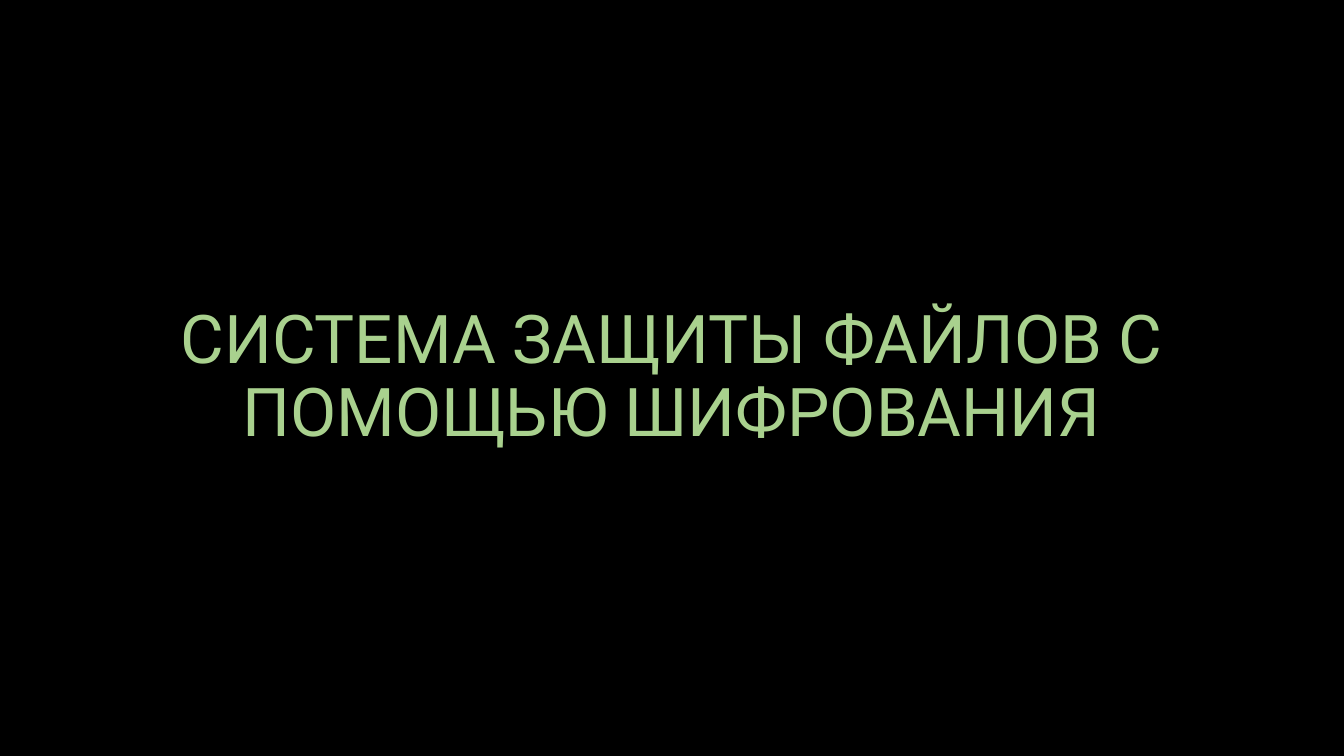
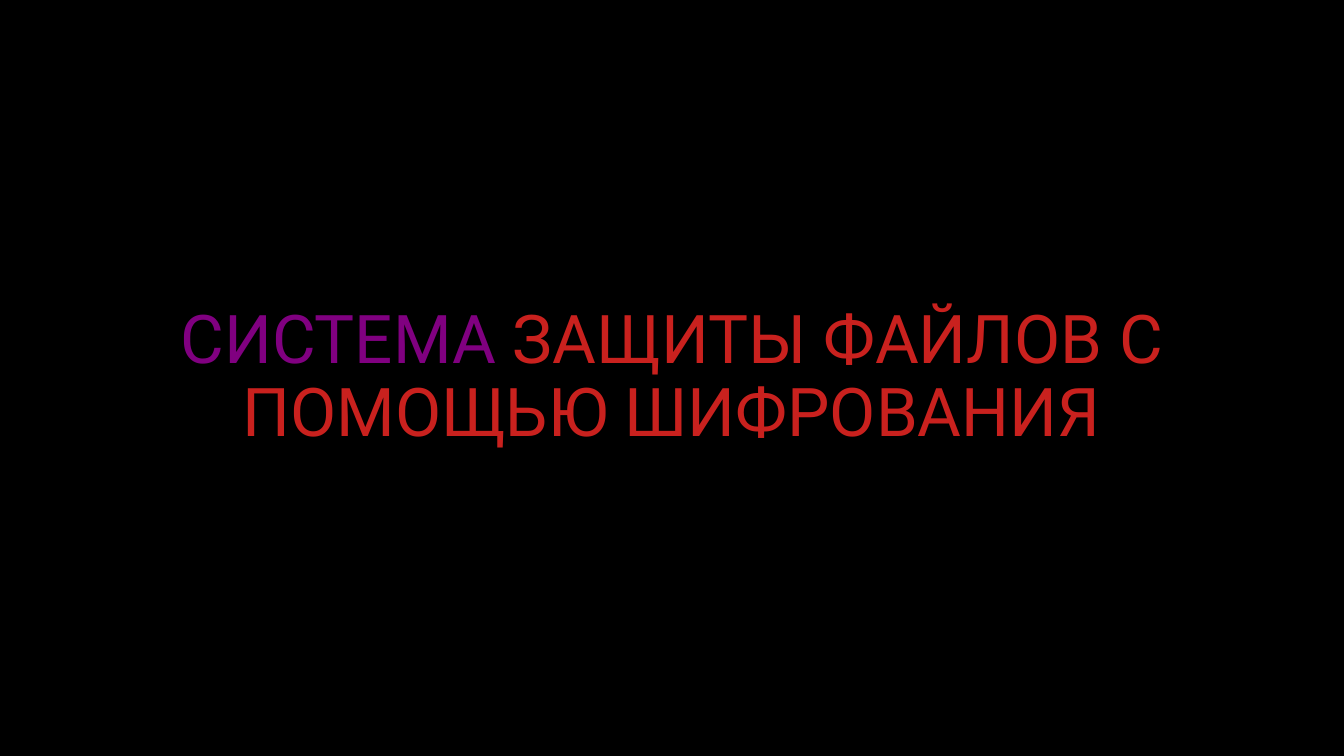
Before and after one commit to Hackathon-Hitchhiking/PG-AI-core, a slide deck: slide 1 of test_sources/test.pptx. Drawn at 1344x756 pixels with LibreOffice and Linux fonts; fonts in the diff are those of the drawing. Boxes give left, top, right and bottom in pixels: in the first picture for what was removed or moved away, otherwise in the second. Text is boxed around its words. In the diff, an @@ line names an element or a change of style, - is before the commit and + after.

```diff
--- a/test_sources/test.pptx
+++ b/test_sources/test.pptx
@@ title "СИСТЕМА ЗАЩИТЫ ФАЙЛОВ С ПОМОЩЬЮ ..." at box(180, 303, 1163, 448): text colour #A9D18E to #800080 in "СИСТЕМА"; text colour #A9D18E to #C9211E in "ЗАЩИТЫ ФАЙЛОВ С ПОМОЩЬЮ ШИФРОВАНИЯ" @@
```
Also in this commit, not shown: 9 other slides changed, 6 other files.
